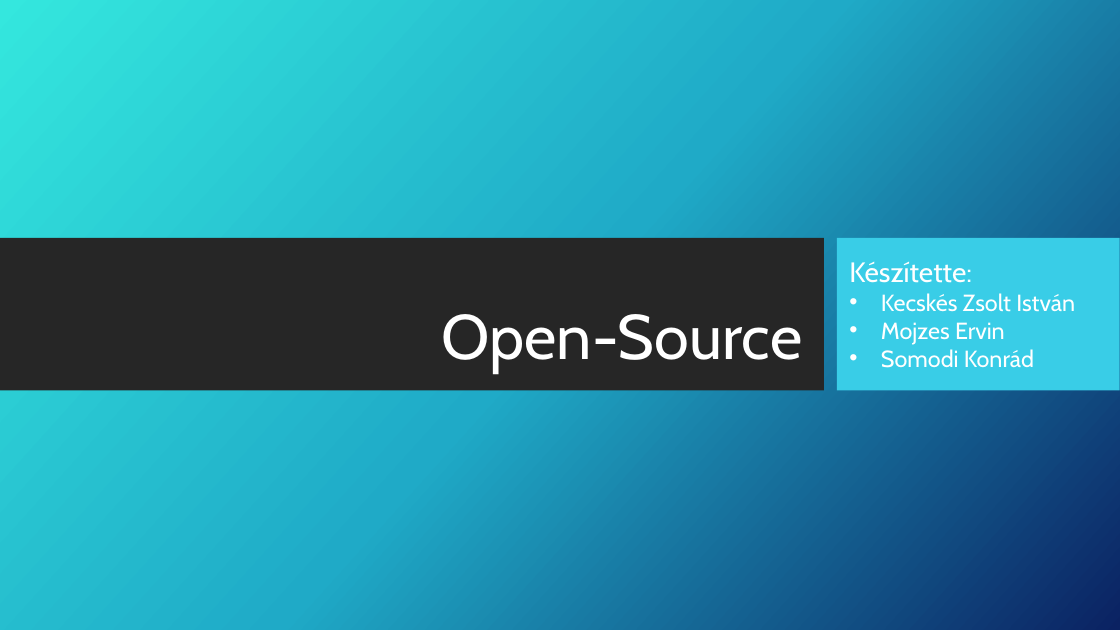
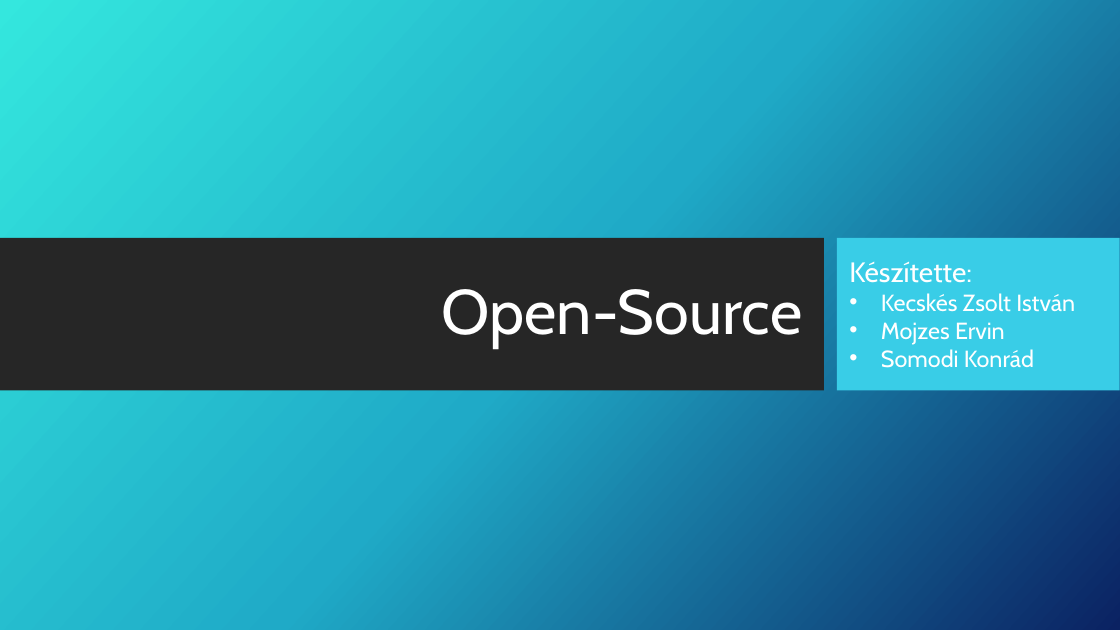
Before and after one commit to kecskeszsoltistvan/NyiltKodok, a slide deck: slide 1 of Open-Source.pptx. Drawn at 1120x630 pixels with LibreOffice and Linux fonts; fonts in the diff are those of the drawing; background and template pictures are left out. Boxes give left, top, right and bottom in pixels: in the first picture for what was removed or moved away, otherwise in the second. Text is boxed around its words. In the diff, an @@ line names an element or a change of style, - is before the commit and + after.

```diff
--- a/Open-Source.pptx
+++ b/Open-Source.pptx
@@ title "Open-Source" moved from (x1=442, y1=314, x2=803, y2=374) to (x1=442, y1=289, x2=803, y2=349) @@
```
Also in this commit, not shown: 2 other slides changed, 2 slides added, 2 slides removed.
